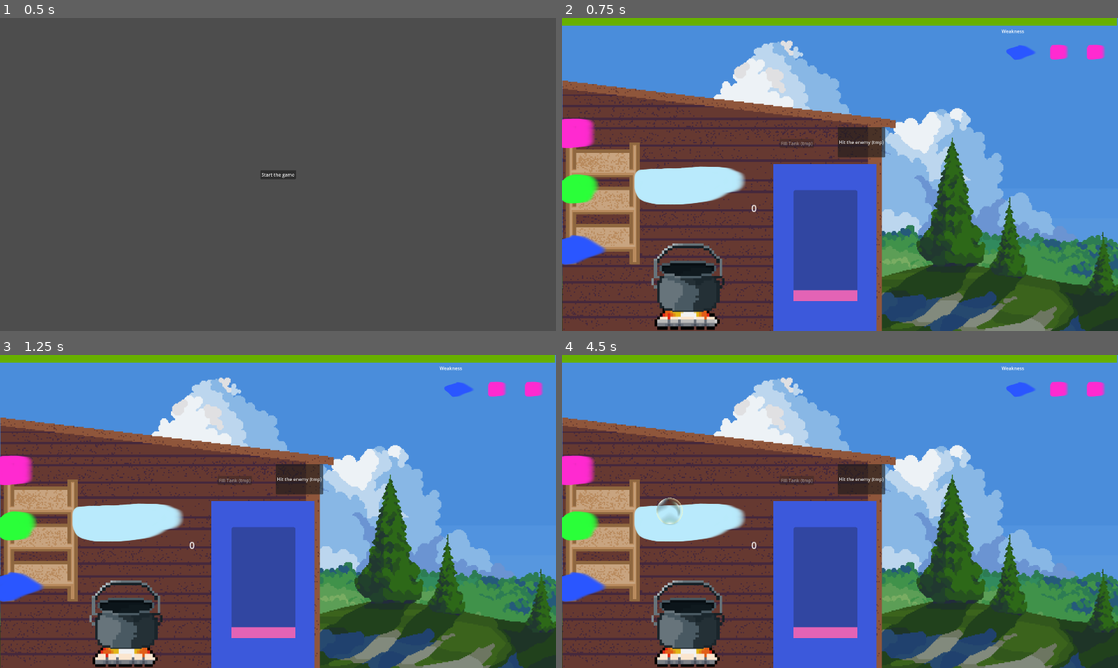
Above: before the commit, frames 1-4 (two rows, left to right).
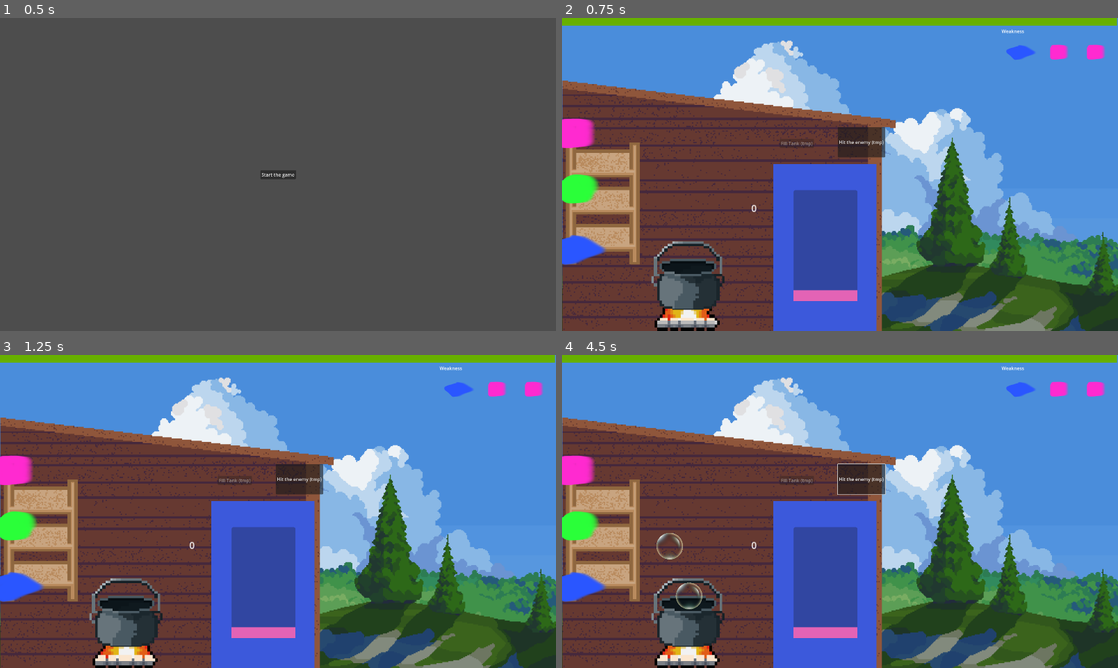
Above: after the commit, the same moments.

Repository: jackfruitgames/ahirutochi
Game: Godot game, scene res://scenes/MainMenu/main_menu.tscn
Two runs of this game, one before a commit and one after it. Both use one fixed random seed, a clock stepped at 60 frames per second and the inputs below.
Inputs (mouse positions are in pixels of both pictures, inside the frame that each line leads up to; where the layout moved, square brackets give the same spot in the first picture):
- Up to frame 1 (0.5 s): no input
- Up to frame 2 (0.75 s): click "Start the game" at 0.5 s
- Up to frame 3 (1.25 s): no input
- Up to frame 4 (4.5 s): click "Hit the enemy (tmp)" at 1.25 s; click (678, 592) [673, 514] at 2 s; click (689, 555) [689, 517] at 2.75 s; click "Hit the enemy (tmp)" at 3.5 s; click (695, 517) at 4.27 s

Frame 1 is identical in both runs. In frame 2, 3.1% of the frame differs, in the area x 13-33%, y 47-100%; in frame 3, 3.1%; in frame 4, 3.4%, in the area x 13-59%, y 34-100%.

Commit message:
Update pot and soda_streamer positions in game.tscn

Diff:
--- a/scenes/Game/game.tscn
+++ b/scenes/Game/game.tscn
@@ -23,7 +23,7 @@
 position = Vector2(141, 594)
 
 [node name="Pot" parent="." instance=ExtResource("6_22nnk")]
-position = Vector2(437, 574)
+position = Vector2(437, 695)
 
 [node name="SodaDream" parent="." instance=ExtResource("6_aey6b")]
 position = Vector2(904, 769)
--- a/scenes/Pot/pot.tscn
+++ b/scenes/Pot/pot.tscn
@@ -1,6 +1,5 @@
-[gd_scene load_steps=17 format=3 uid="uid://ci5k534ymwvur"]
-
-[ext_resource type="Texture2D" uid="uid://fwpcm7ioq7pk" path="res://assets/img/scribbles/pot_content.png" id="1_ulnlj"]
+[gd_scene load_steps=16 format=3 uid="uid://ci5k534ymwvur"]
+
 [ext_resource type="Script" path="res://scenes/Pot/pot.gd" id="2_uyucb"]
 [ext_resource type="Texture2D" uid="uid://bikwbctgd56ok" path="res://assets/img/pot/fire.png" id="3_ijcii"]
 [ext_resource type="Texture2D" uid="uid://gju21uypxjne" path="res://assets/img/pot/pot.png" id="3_y3t6x"]
@@ -216,11 +215,10 @@
 
 [node name="PotContent" type="Sprite2D" groups=["pot_zone"]]
 self_modulate = Color(0.733333, 0.929412, 1, 1)
-texture = ExtResource("1_ulnlj")
 script = ExtResource("2_uyucb")
 
 [node name="Fire" type="AnimatedSprite2D" parent="."]
-position = Vector2(0, 367)
+position = Vector2(0, 250)
 sprite_frames = SubResource("SpriteFrames_c63m7")
 frame_progress = 0.838708
 
@@ -234,17 +232,18 @@
 }
 
 [node name="Bubble1" parent="." instance=ExtResource("4_rwl4r")]
-position = Vector2(22, 0)
+position = Vector2(3, 160)
 initial_spawn_delay = 3.5
 
 [node name="Bubble2" parent="." instance=ExtResource("4_rwl4r")]
-position = Vector2(-64, -1)
+position = Vector2(-49, 153)
 
 [node name="Bubble3" parent="." instance=ExtResource("4_rwl4r")]
+position = Vector2(55, 150)
 initial_spawn_delay = 6.0
 
 [node name="PotContentArea" type="Area2D" parent="."]
 
 [node name="PotCollision" type="CollisionShape2D" parent="PotContentArea"]
-position = Vector2(-8.5, -4)
+position = Vector2(-5, 139)
 shape = SubResource("RectangleShape2D_wk7gf")
Binary file changed: assets/img/pot/pot.aseprite
Binary file changed: assets/img/pot/pot.png
